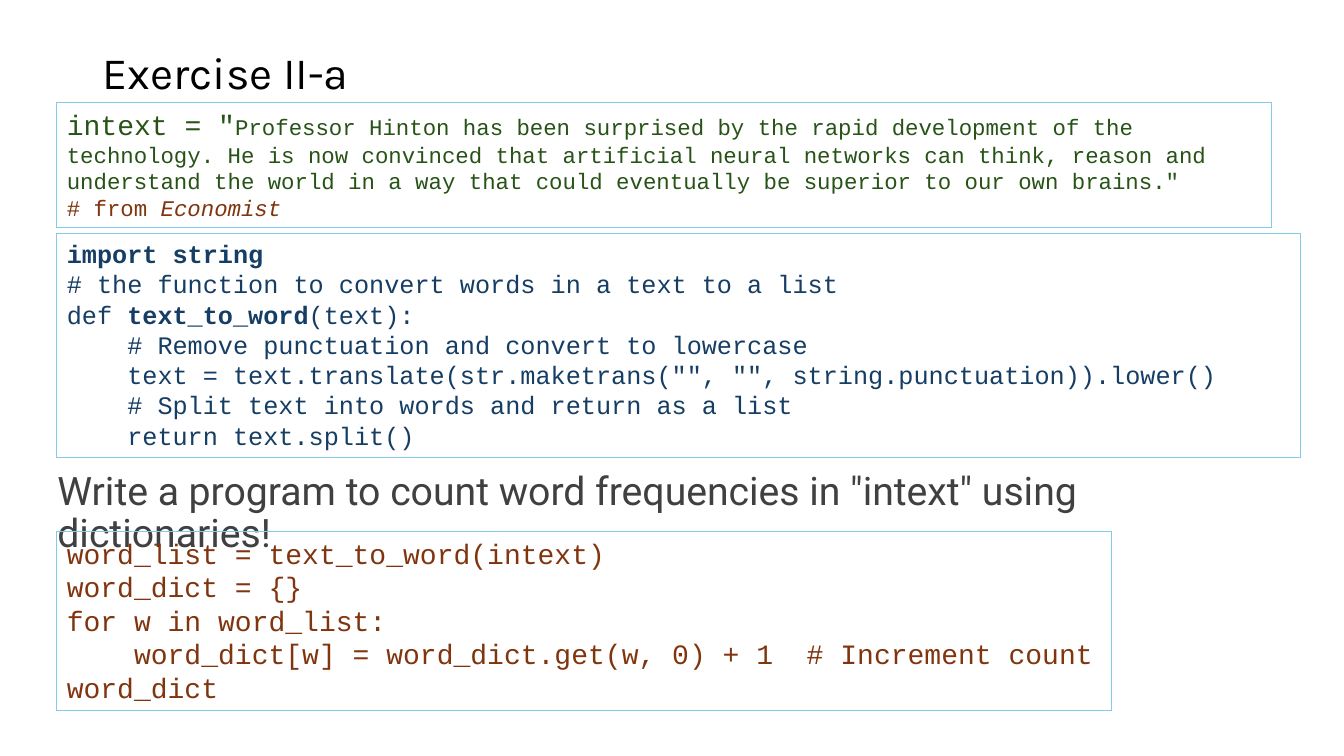
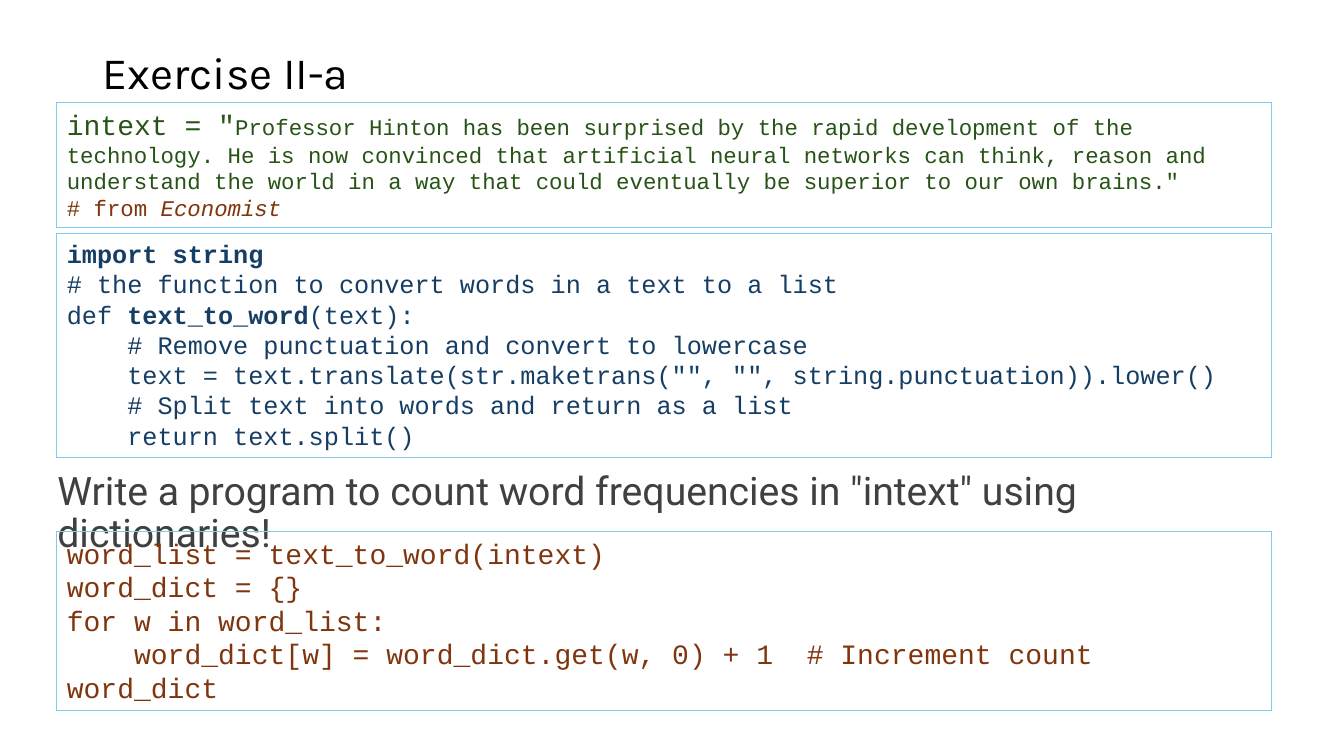
Before and after one commit to liu3zhenlab/teaching, a slide deck: slide 21 of PLPTH813Bioinformatis/2025/1_lecture/lecture16_Python.pptx (slide 20 before the commit). Drawn at 1344x756 pixels with LibreOffice and Linux fonts; fonts in the diff are those of the drawing. Boxes give left, top, right and bottom in pixels: in the first picture for what was removed or moved away, otherwise in the second. Text is boxed around its words. In the diff, an @@ line names an element or a change of style, - is before the commit and + after.

```diff
--- a/PLPTH813Bioinformatis/2025/1_lecture/lecture16_Python.pptx
+++ b/PLPTH813Bioinformatis/2025/1_lecture/lecture16_Python.pptx
@@ rectangle "import string": place and size @@
-rectangle "import string" at (56, 234, 1301, 458)
+rectangle "import string" at (56, 234, 1271, 458)
@@ rectangle "word_list = text_to_word(intext)": place and size @@
-rectangle "word_list = text_to_word(intext)" at (56, 531, 1112, 711)
+rectangle "word_list = text_to_word(intext)" at (56, 531, 1271, 711)
```
Also in this commit, not shown: 13 other slides changed, 1 slide added.
